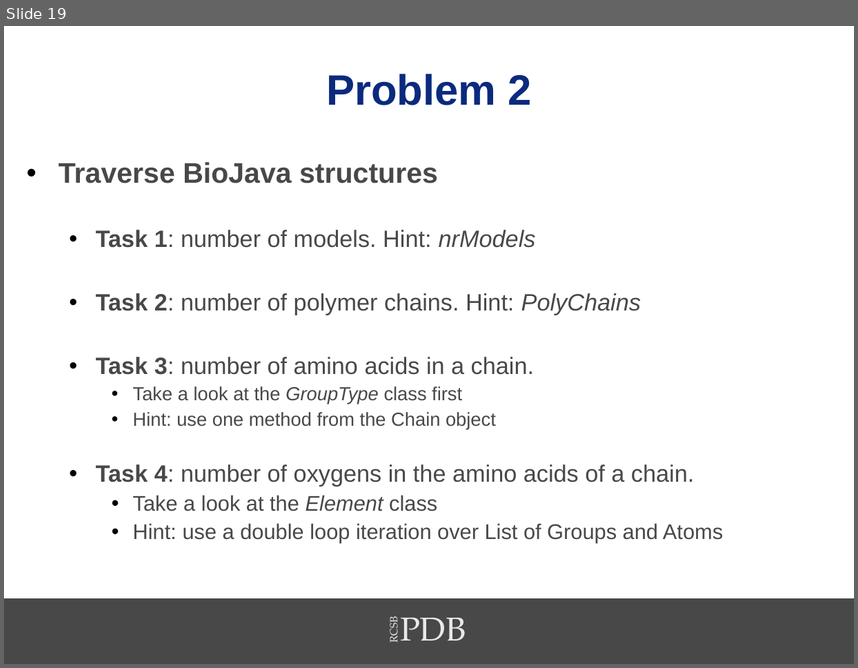
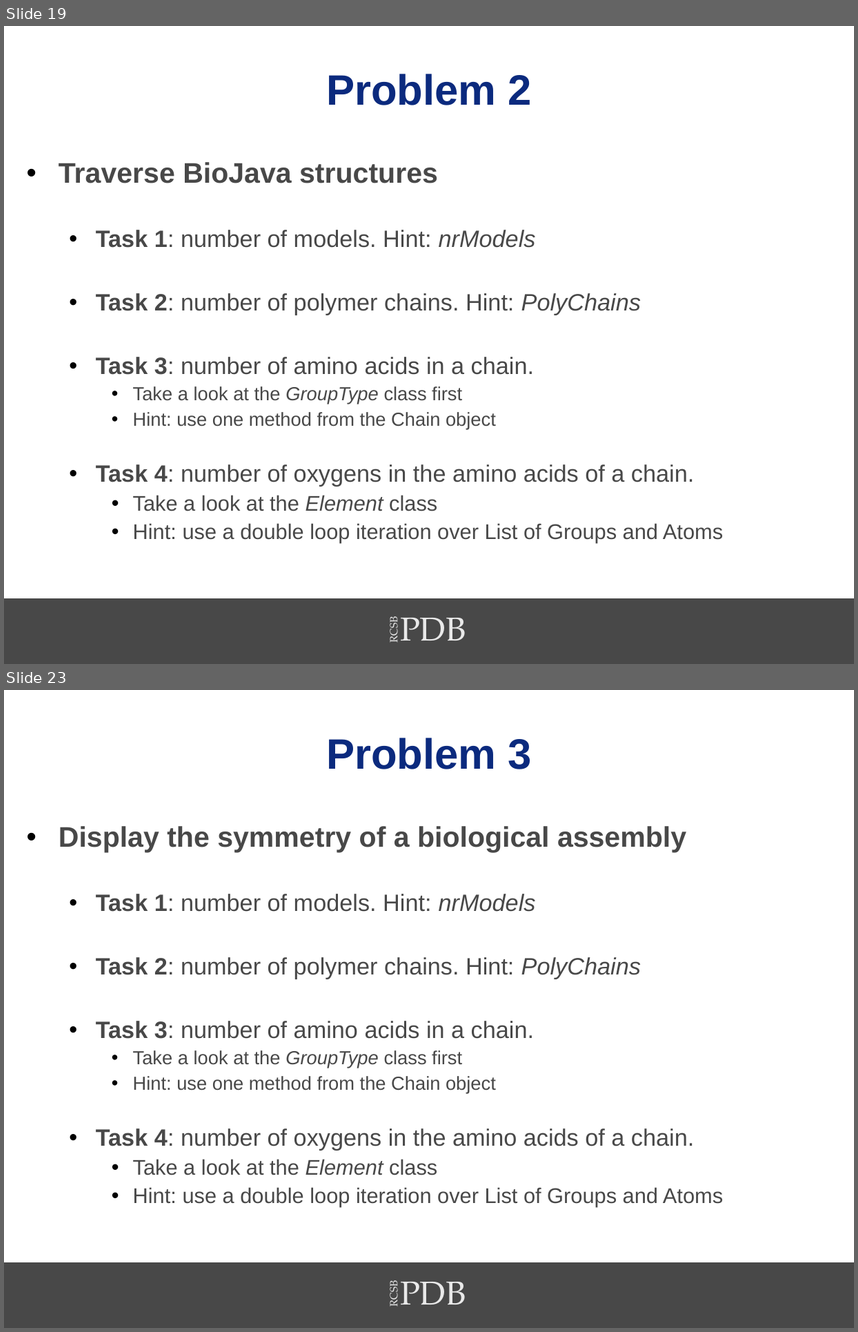
Before and after one commit to sbl-sdsc/mmtf-workshop-2017, a slide deck: 6-biojava/MMTF2017-BioJava.pptx. Shown one above the other, each under a label of ours: slide 19 before the commit, slides 19 and 23 after it; the slides between them are not shown. The pictures are 858x668 and 858x1332 pixels, drawn with LibreOffice and Linux fonts; fonts in the diff are those of the drawing; background and template pictures are left out. Boxes give left, top, right and bottom in pixels: in the first picture for what was removed or moved away, otherwise in the second. Text is boxed around its words. In the diff, an @@ line names an element or a change of style, - is before the commit and + after.

```diff
--- a/6-biojava/MMTF2017-BioJava.pptx
+++ b/6-biojava/MMTF2017-BioJava.pptx
@@ slide 23 added at (4, 690, 854, 1328), background #FFFFFF; not listed: 3 template elements that a slide beside it also shows @@
@@ title added at (326, 738, 531, 769), 36 pt, text #0B2A7E, bold @@
+Problem 3
@@ text added at (59, 826, 723, 1207), 20 pt, text #484848 @@
+• Display the symmetry of a biological assembly
+  • Task 1: number of models. Hint: nrModels
+  • Task 2: number of polymer chains. Hint: PolyChains
+  • Task 3: number of amino acids in a chain.
+    • Take a look at the GroupType class first
+    • Hint: use one method from the Chain object
+  • Task 4: number of oxygens in the amino acids of a chain.
+    • Take a look at the Element class
+    • Hint: use a double loop iteration over List of Groups and Atoms
```
Also in this commit, not shown: 6 slides changed, 4 other slides added, 1 slide removed, 1 other file.
